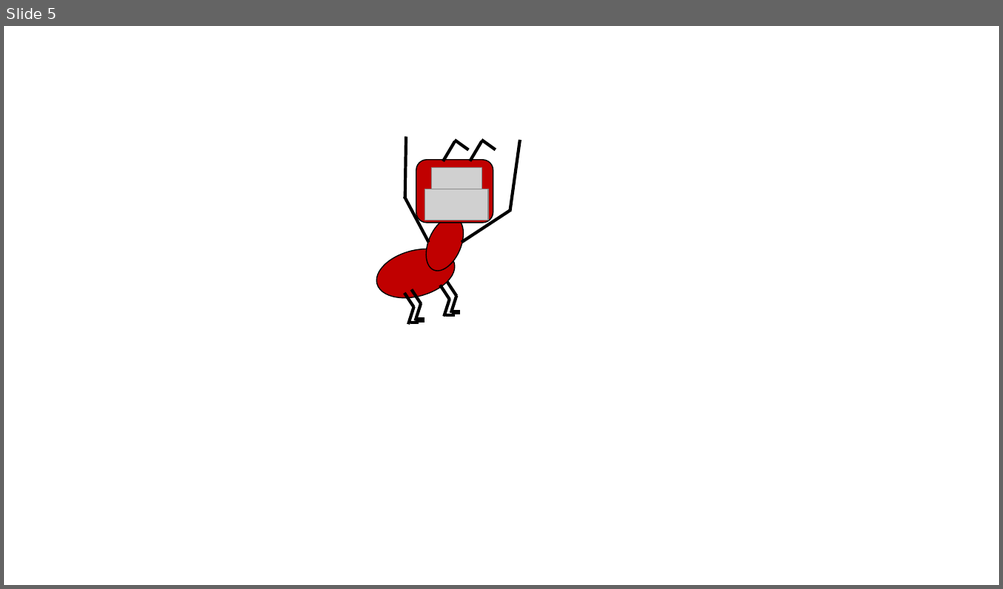
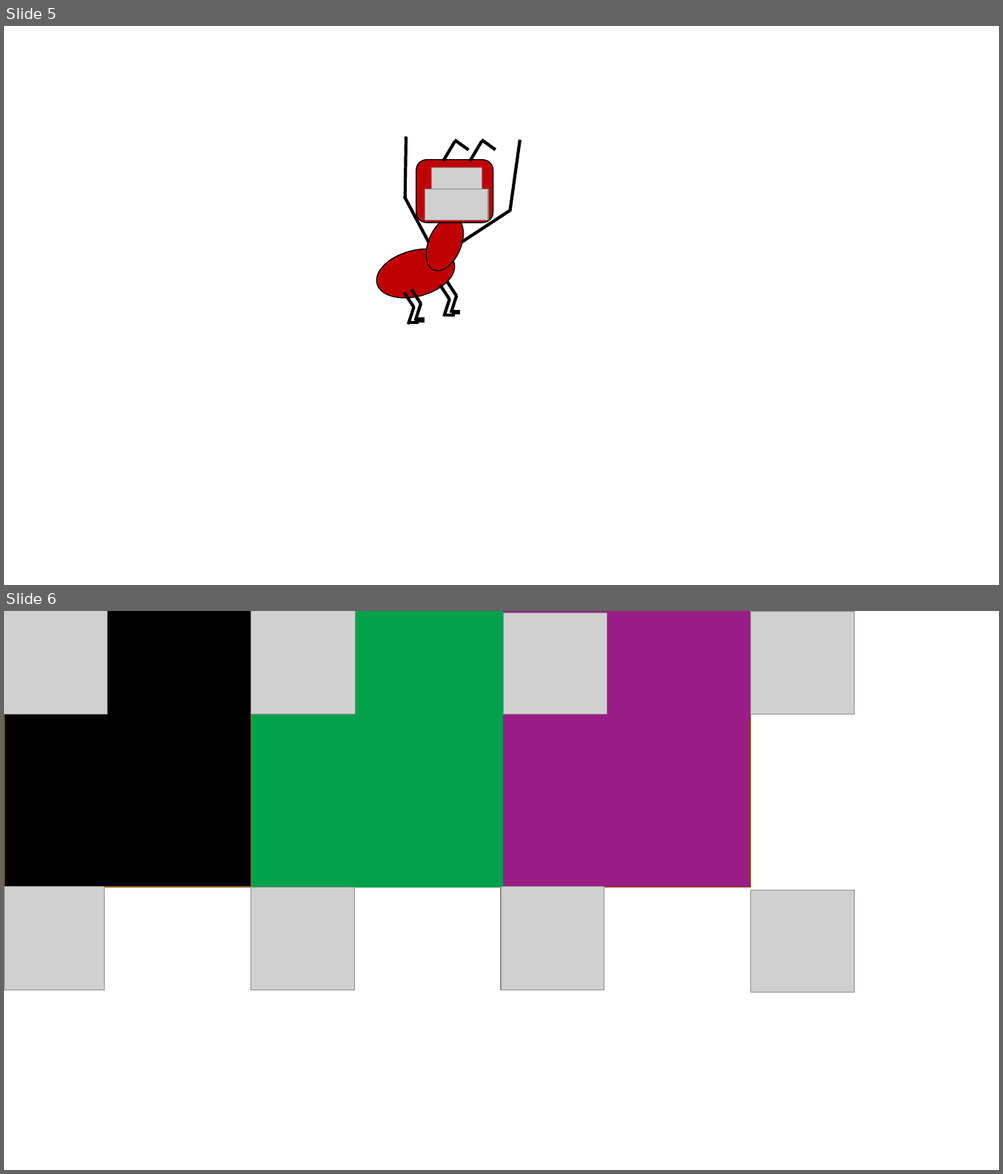
Before and after one commit to Buildasaurus/DDU---Projekt---Platformspil, a slide deck: Baggrund til myrespil (Powerpoint er bedre end gimp).pptx. Shown one above the other, each under a label of ours: slide 5 before the commit, slides 5 and 6 after it. The pictures are 1003x589 and 1003x1174 pixels, drawn with LibreOffice and Linux fonts; fonts in the diff are those of the drawing; grey boxes stand for pictures. Boxes give left, top, right and bottom in pixels: in the first picture for what was removed or moved away, otherwise in the second. Text is boxed around its words. In the diff, an @@ line names an element or a change of style, - is before the commit and + after.

```diff
--- a/Baggrund til myrespil (Powerpoint er bedre end gimp).pptx
+++ b/Baggrund til myrespil (Powerpoint er bedre end gimp).pptx
@@ slide 6 added at box(4, 611, 999, 1170), background #FFFFFF @@
@@ rectangle added at box(4, 611, 251, 887), fill #000000, outline #9E5C11 1 pt @@
@@ picture added at box(4, 611, 108, 715) @@
@@ rectangle added at box(251, 611, 503, 887), fill #00A14B, outline #00A14B 1 pt @@
@@ picture added at box(251, 611, 356, 715) @@
@@ rectangle added at box(502, 611, 751, 888), fill #9A1D85, outline #9E5C11 1 pt @@
@@ picture added at box(504, 612, 607, 715) @@
@@ picture added at box(750, 611, 854, 715) @@
@@ picture added at box(4, 887, 105, 991) @@
@@ picture added at box(251, 888, 355, 991) @@
@@ picture added at box(501, 887, 605, 991) @@
@@ picture added at box(750, 891, 854, 993) @@
```
Also in this commit, not shown: 1 slide changed, 1 slide removed, 3 other files.
